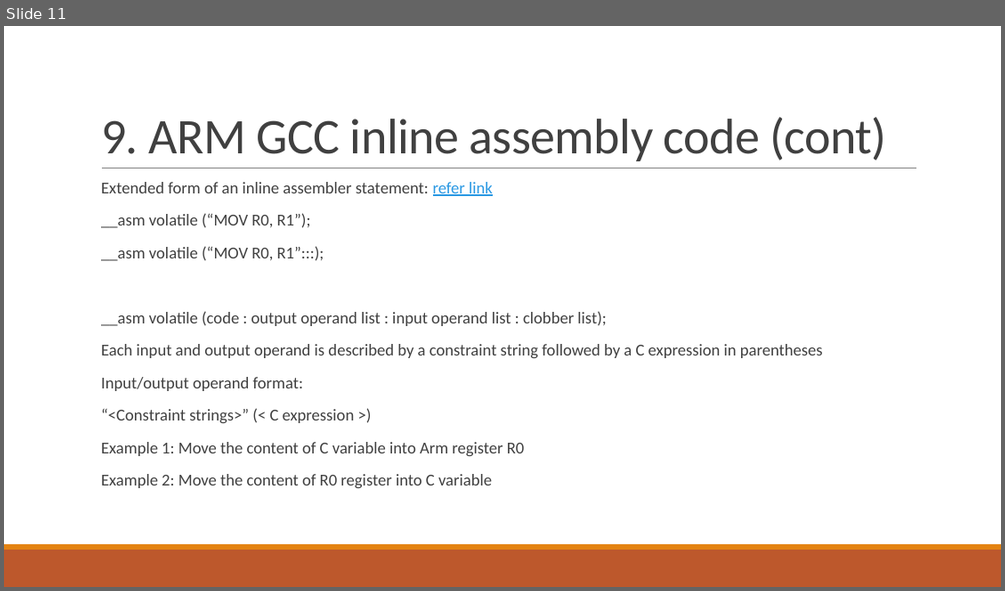
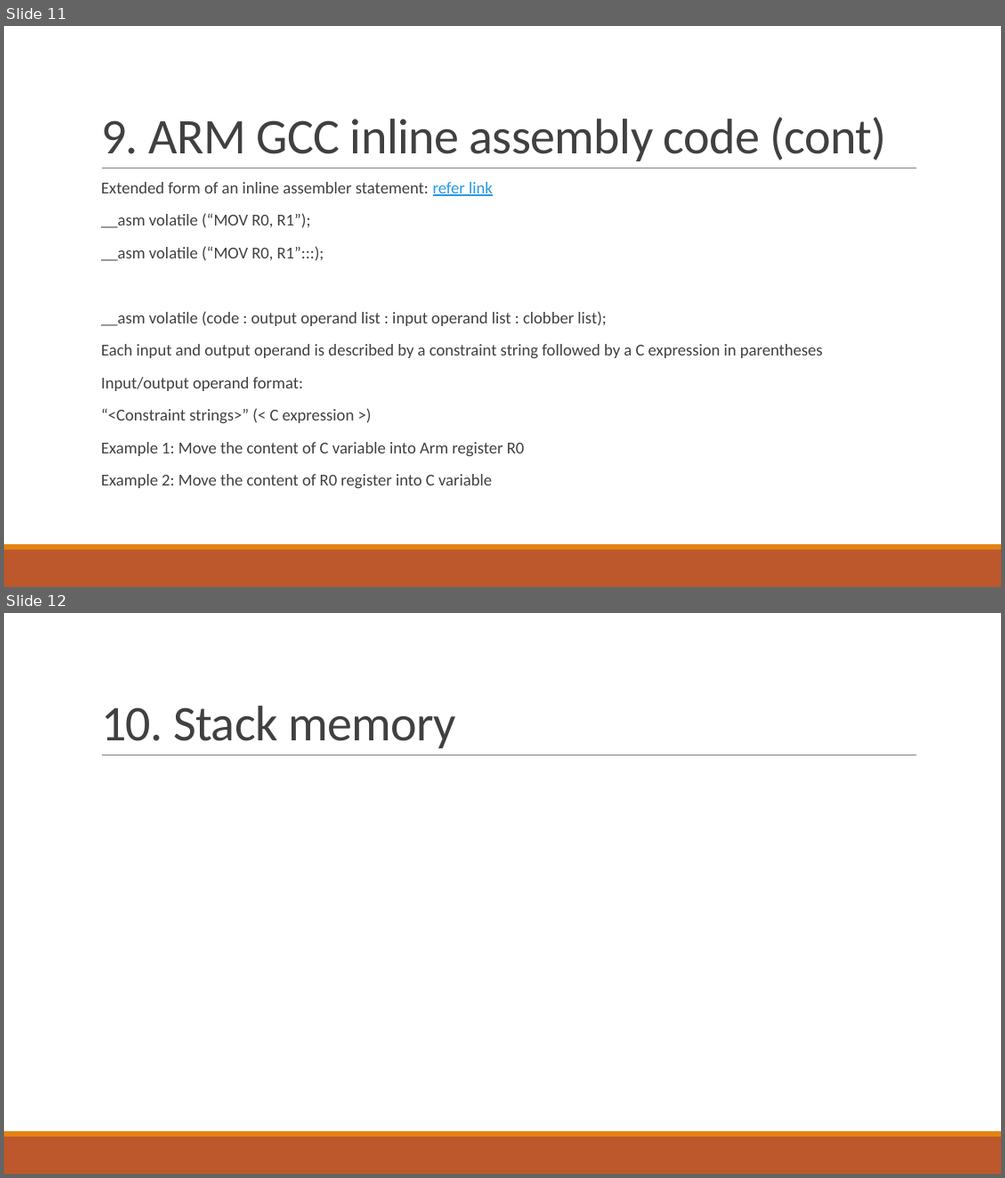
Before and after one commit to trungpowersystem/Musca-B1_bare_metal, a slide deck: Documents/Cortex M33.pptx. Shown one above the other, each under a label of ours: slide 11 before the commit, slides 11 and 12 after it. The pictures are 1005x591 and 1005x1178 pixels, drawn with LibreOffice and Linux fonts; fonts in the diff are those of the drawing. Boxes give left, top, right and bottom in pixels: in the first picture for what was removed or moved away, otherwise in the second. Text is boxed around its words. In the diff, an @@ line names an element or a change of style, - is before the commit and + after.

```diff
--- a/Documents/Cortex M33.pptx
+++ b/Documents/Cortex M33.pptx
@@ slide 12 added at (4, 613, 1001, 1174), background #FFFFFF; not listed: 3 template elements that a slide beside it also shows @@
@@ title added at (101, 706, 456, 748), 48 pt, text #404040 @@
+10. Stack memory
```
Also in this commit, not shown: 4 other slides added, 6 other files.
